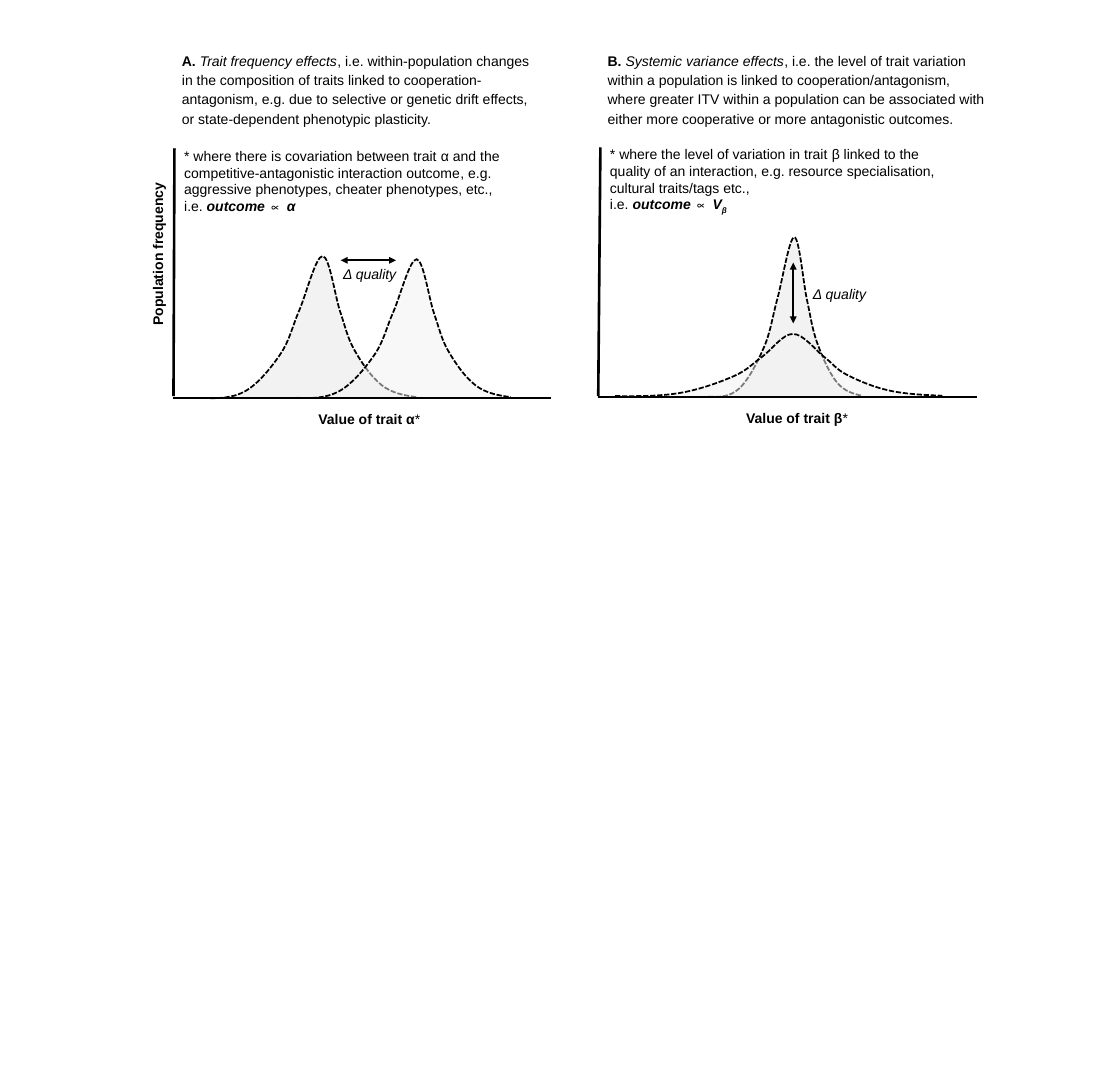
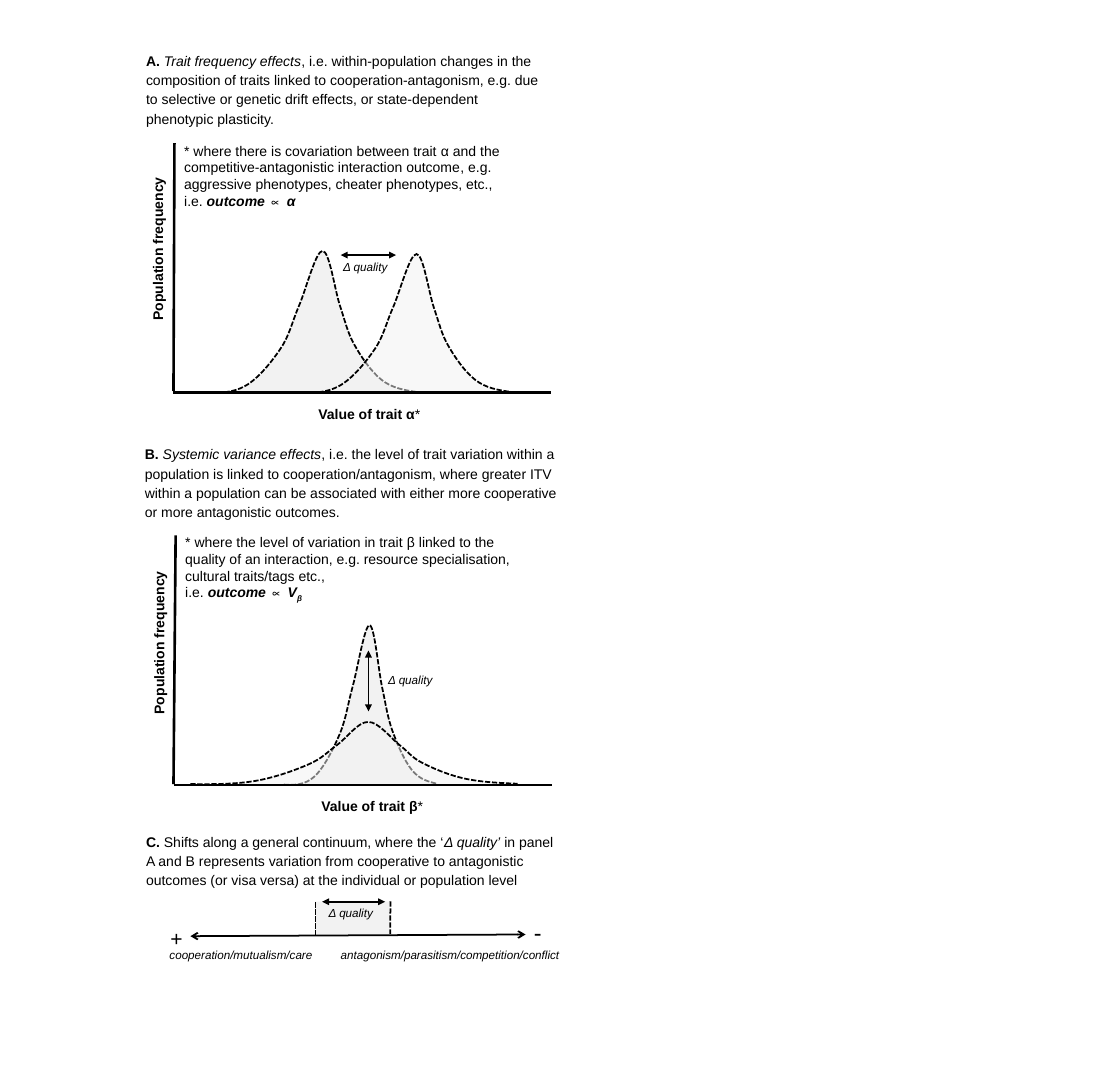
Before and after one commit to NPMoran/synthesis-review_mutualistism-antagonism, a slide deck: slide 1 of Visualisations/Fig_Mechanisms_v.3.pptx. Drawn at 1120x1091 pixels with LibreOffice and Linux fonts; fonts in the diff are those of the drawing. Boxes give left, top, right and bottom in pixels: in the first picture for what was removed or moved away, otherwise in the second. Text is boxed around its words. In the diff, an @@ line names an element or a change of style, - is before the commit and + after.

```diff
--- a/Visualisations/Fig_Mechanisms_v.3.pptx
+++ b/Visualisations/Fig_Mechanisms_v.3.pptx
@@ text "A. Trait frequency effects, i.e. ..." rewrapped from [182, 56, 529, 127] to [146, 56, 538, 127] @@
@@ 3 texts, 2 freeform shapes, 2 lines, 1 double arrow: place and size @@
-3 texts, 2 freeform shapes, 2 lines, 1 double arrow at [150, 149, 551, 424]
+3 texts, 2 freeform shapes, 2 lines, 1 double arrow at [150, 143, 551, 419]
@@ text "Δ quality" at [343, 262, 388, 274]: size 12 to 10 pt @@
@@ text "B. Systemic variance effects, i.e. ..." rewrapped from [608, 56, 984, 127] to [145, 449, 556, 520] @@
@@ 2 texts, 2 freeform shapes, 2 lines, 1 double arrow: place and size @@
-2 texts, 2 freeform shapes, 2 lines, 1 double arrow at [598, 147, 977, 426]
+2 texts, 2 freeform shapes, 2 lines, 1 double arrow at [174, 535, 552, 814]
@@ text added at [152, 577, 168, 712], 12 pt, text #000000, bold @@
+Population frequency
@@ text "Δ quality" at [388, 675, 433, 687]: size 12 to 10 pt @@
@@ text "Δ quality": place and size @@
-text "Δ quality" at [813, 289, 866, 302]
+text "Δ quality" at [388, 675, 433, 687]
@@ text added at [146, 837, 553, 888], 12 pt, text #000000 @@
+C. Shifts along a general continuum, where the ‘Δ quality’ in panel A and B represents variation from cooperative to antagonistic outcomes (or visa versa) at the individual or population level
@@ text added at [162, 918, 191, 955], 18 pt, text #000000 @@
++
@@ rectangle added at [315, 902, 391, 936], fill #F2F2F2 @@
@@ line added from (316, 902) to (316, 937), #000000 1.5 pt dashed @@
@@ double arrow added from (386, 902) to (323, 902), #000000 1.5 pt @@
@@ text added at [329, 908, 373, 920], 10 pt, text #000000, italic @@
+Δ quality
@@ line added from (391, 902) to (391, 934), #000000 1.5 pt dashed @@
@@ text added at [526, 911, 555, 949], 20 pt, text #000000 @@
+-
@@ text added at [169, 950, 559, 962], 10 pt, text #000000, italic @@
+cooperation/mutualism/care antagonism/parasitism/competition/conflict
@@ double arrow added from (526, 935) to (191, 937), #000000 1.5 pt @@
```
Also in this commit, not shown: 2 other files.
